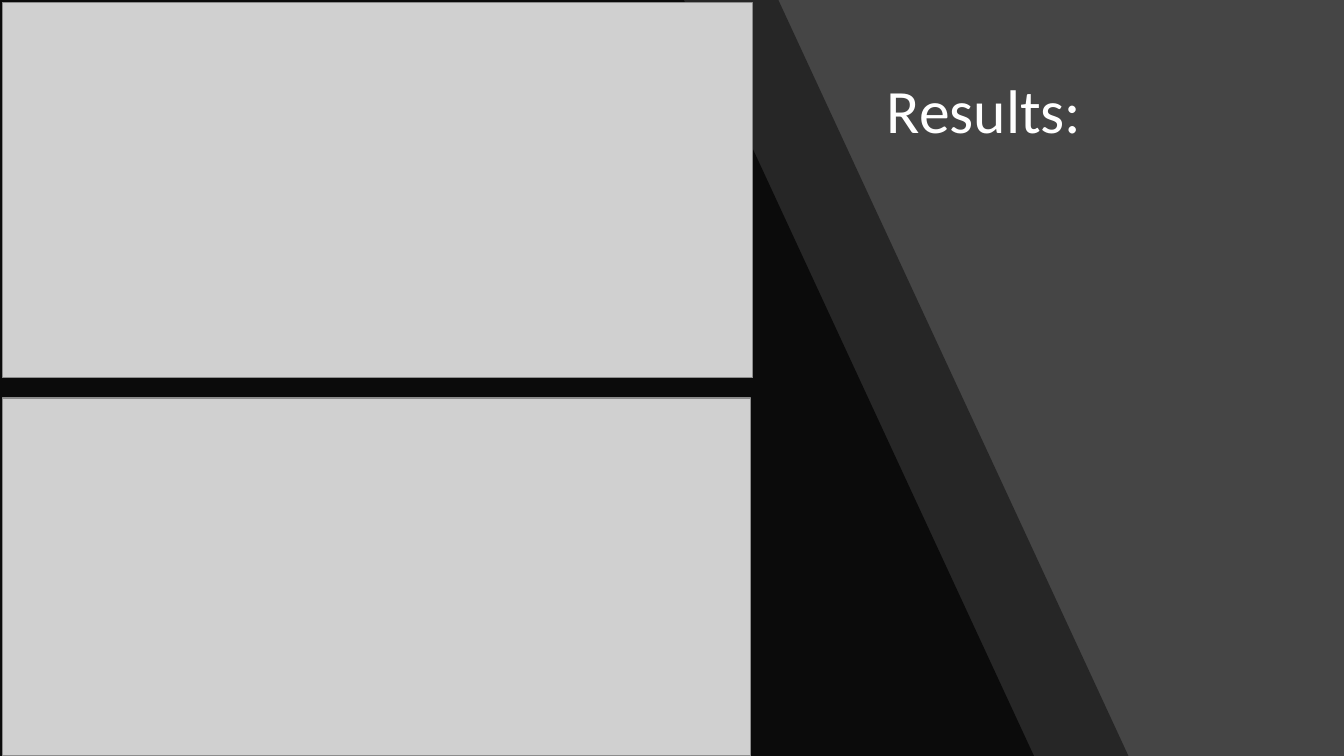
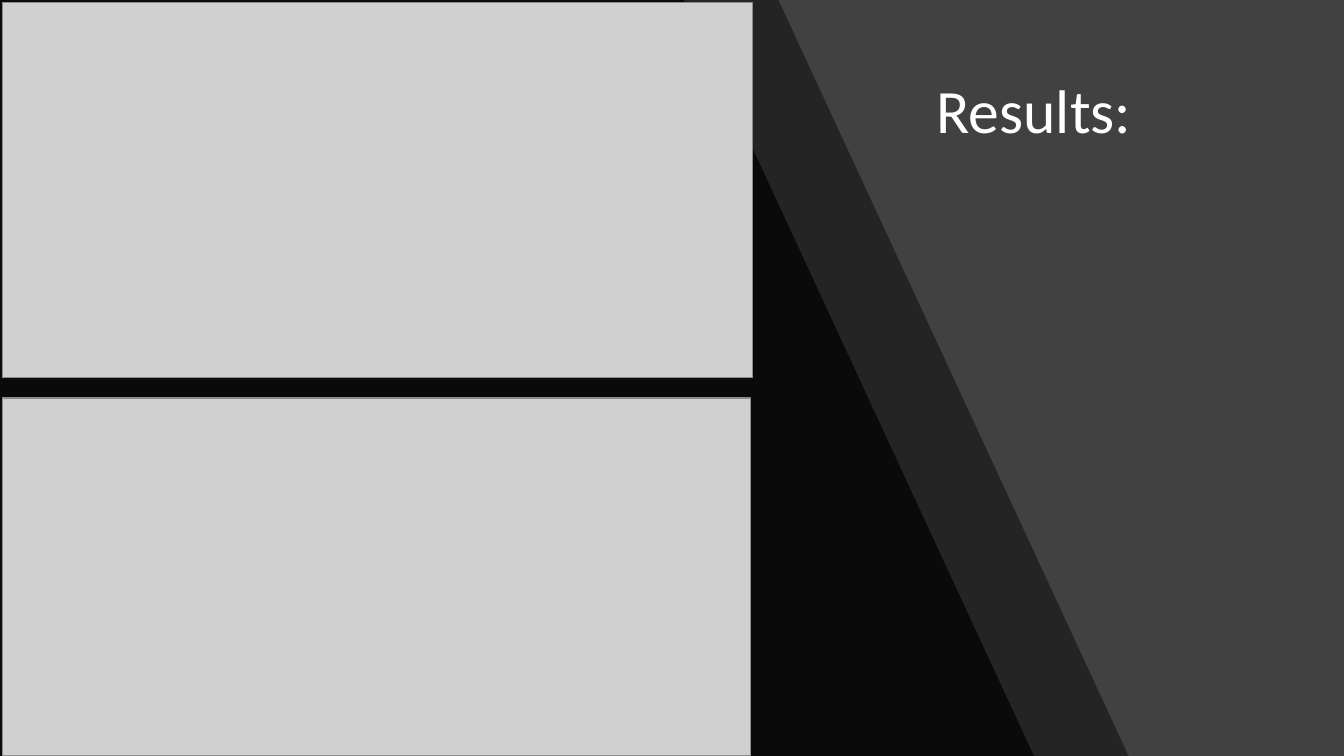
Before and after one commit to jirvingphd/dsc-2-final-project-online-ds-ft-021119, a slide deck: slide 5 of Northwind Sales Analysis + Recommendations.pptx. Drawn at 1344x756 pixels with LibreOffice and Linux fonts; fonts in the diff are those of the drawing; grey boxes stand for pictures. Boxes give left, top, right and bottom in pixels: in the first picture for what was removed or moved away, otherwise in the second. Text is boxed around its words. In the diff, an @@ line names an element or a change of style, - is before the commit and + after.

```diff
--- a/Northwind Sales Analysis + Recommendations.pptx
+++ b/Northwind Sales Analysis + Recommendations.pptx
@@ background #454545 to #414141 @@
@@ title "Results:" rewrapped from [877,40,1252,187] to [937,90,1132,134] @@
```
Also in this commit, not shown: 9 other slides changed, 5 other files.
